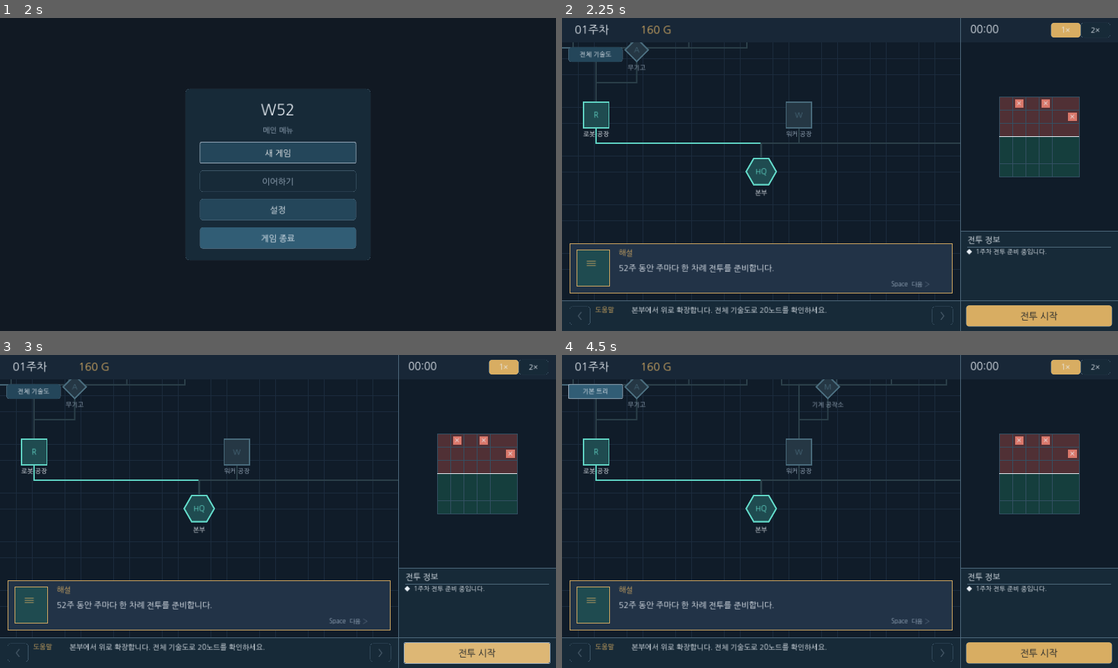
Above: before the commit, frames 1-4 (two rows, left to right).
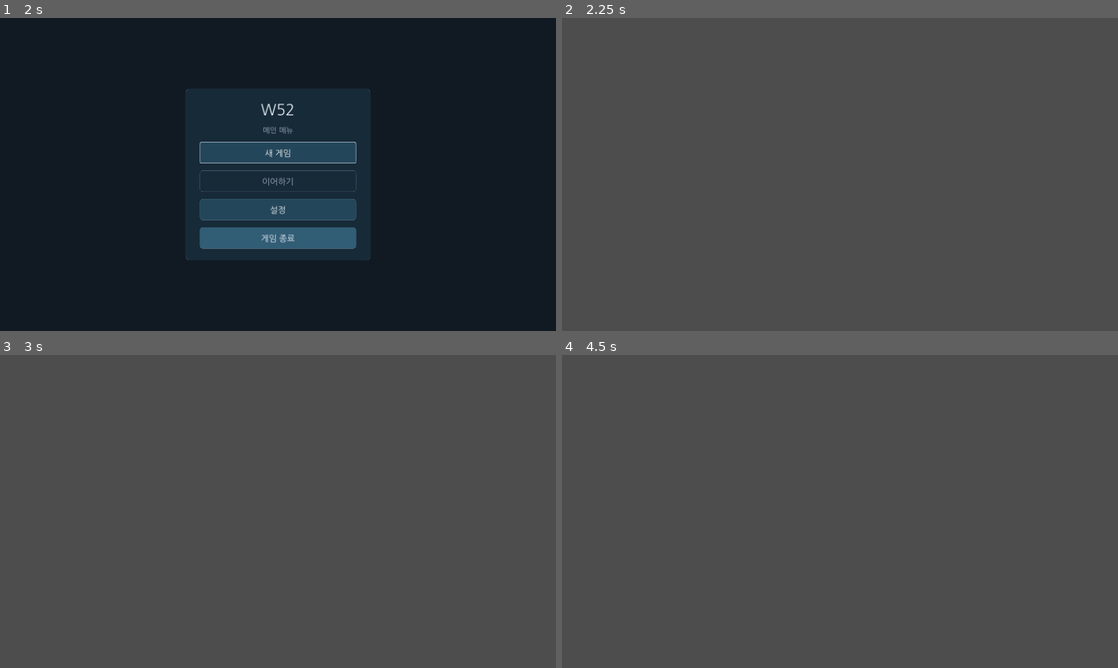
Above: after the commit, the same moments.

Repository: xcliming-svg/w52
Game: Godot game, scene res://main.tscn
Same seed, same stepped clock (60 frames per second), same inputs: the game is played once before the commit and once after it.
Inputs (mouse positions are in pixels of both pictures, inside the frame that each line leads up to):
- Up to frame 1 (2 s): tap Enter at 0.5 s; move the mouse to (400, 158) at 0.52 s; click (400, 158) at 0.67 s; tap Space at 0.77, 1.25 s; drag from (166, 190) to (250, 237) at 1.27 s
- Up to frame 2 (2.25 s): click "새 게임" at 2 s
- Up to frame 3 (3 s): click (478, 652) at 2.75 s, where only the run before the commit has a clickable "전투 시작"
- Up to frame 4 (4.5 s): click (1040, 652) at 3.5 s, where only the run before the commit has a clickable "전투 시작"; click (595, 392) at 4.25 s, where only the run before the commit has a clickable "전체 기술도"

Frame 1 is identical in both runs. In frame 2, 100% of the frame differs, in the area x 0-100%, y 0-100%; in frame 3, 100%; in frame 4, 100%.
Error after the commit: Parse Error: Function "_is_ally_cell()" not found in base self. (res://scripts/game.gd:150)

Commit message:
feat(w52): introduce persistent per-unit placement model and HQ selection state

Diff:
--- a/scripts/game.gd
+++ b/scripts/game.gd
@@ -12,8 +12,9 @@
 const TREE_RECT := Rect2(0, 84, 1376, 892)
 const TREE_CENTER_LOCAL := Vector2(688, 446)
 const DRAG_THRESHOLD := 8.0
-const POPUP_SIZE := Vector2(390, 274)
-const POPUP_BUTTON_OFFSET := Vector2(205, 194)
+const INFO_PANEL_RECT := Rect2(930, 170, 420, 560)
+const FIELD_RECT := Rect2(1376, 84, 544, 652)
+const GRID_CELL_SIZE := 46.0
 const DIALOGUE_RECT := Rect2(28, 778, 1320, 171)
 const NODES := [
     {"id":"hq", "name":"본부", "kind":"root", "parent":"", "p":Vector2(920, 825), "week":1, "requires":[], "symbol":"HQ", "detail":"기술트리의 뿌리"},
@@ -58,9 +59,21 @@
 var phase: String = "dialogue" # dialogue, prepare, battle, result
 var dialogue_index: int = 0
 var help_index: int = 1
-var selected_id: String = ""
+var selected_id: String = "hq" # Last explicit tree selection (HQ fallback).
+var selected_instance_id: String = ""
+var user_selected_context: bool = false
 var hover_id: String = ""
-var placements: Array[String] = []
+var placements: Array[Dictionary] = []
+var next_instance_serial: int = 1
+var placement_mode: String = "NORMAL" # NORMAL, PLACE_NEW
+var pending_unit_type_id: String = ""
+var field_drag_armed: bool = false
+var field_dragging: bool = false
+var field_drag_start: Vector2 = Vector2.ZERO
+var field_drag_instance_id: String = ""
+var field_hover_cell: Vector2i = Vector2i(-1, -1)
+var field_drag_cell: Vector2i = Vector2i(-1, -1)
+var show_related_links: bool = false
 var owned_buildings: Array[String] = ["hq", "robot_factory"]
 var full_tree_view: bool = false
 var log_items: Array[String] = []
@@ -87,6 +100,13 @@
 var tree_canvas: Control
 var popup_surface: Control
 var dialogue_surface: Control
+var info_title: Label
+var info_status: Label
+var info_reason: Label
+var info_scroll: ScrollContainer
+var info_column: VBoxContainer
+var secondary_button: Button
+var info_content_key: String = ""
 
 
 func _ready() -> void:
@@ -117,27 +137,42 @@
                 if int(node["week"]) <= week and _has_building(str(node["parent"])):
                     owned_buildings.append(str(item))
     placements.clear()
+    next_instance_serial = 1
     var saved_placements: Variant = data.get("placements", [])
     if saved_placements is Array:
         for item in saved_placements:
-            var node := _find_node(str(item))
-            if not node.is_empty() and str(node["kind"]) == "unit" and _is_node_unlocked(node) and placements.size() < 12:
-                placements.append(str(item))
+            if not (item is Dictionary):
+                continue
+            var entry: Dictionary = item
+            var node := _find_node(str(entry.get("unit_id", "")))
+            var cell := Vector2i(int(entry.get("col", -1)), int(entry.get("row", -1)))
+            var instance_id := str(entry.get("instance_id", ""))
+            if instance_id.is_empty() or node.is_empty() or str(node["kind"]) != "unit" or not _is_node_unlocked(node) or not _is_ally_cell(cell) or _instance_index(instance_id) >= 0 or _instance_at_cell(cell) >= 0 or placements.size() >= 12:
+                continue
+            placements.append({"instance_id":instance_id, "unit_id":str(node["id"]), "col":cell.x, "row":cell.y})
+            var serial_part := instance_id.trim_prefix("unit_")
+            if serial_part.is_valid_int():
+                next_instance_serial = maxi(next_instance_serial, int(serial_part) + 1)
     if phase == "dialogue" and dialogue_index >= DIALOGUE_COUNT:
         phase = "prepare"
-    selected_id = ""
+    selected_id = "hq"
+    selected_instance_id = ""
+    placement_mode = "NORMAL"
+    pending_unit_type_id = ""
+    field_drag_armed = false
+    user_selected_context = false
     full_tree_view = false
     camera_offset = _clamp_pan(TREE_CENTER_LOCAL - _find_node("hq")["p"])
     camera_target = camera_offset
     log_items = ["%d주차 전투 준비 중입니다." % week]
-    for id in placements:
-        log_items.append("%s 배치됨" % str(_find_node(id)["name"]))
+    for entry in placements:
+        log_items.append("%s 배치됨" % str(_find_node(str(entry["unit_id"]))["name"]))
     _refresh_all()
 
 
 func snapshot() -> Dictionary:
     return {"week":week, "g":g, "phase":phase, "dialogue":dialogue_index,
-        "help":help_index, "placements":placements.duplicate(),
+        "help":help_index, "placements":placements.duplicate(true),
         "buildings":owned_buildings.duplicate()}
 
 func _create_controls() -> void:
@@ -241,7 +276,14 @@
     dialogue_index = 0
     help_index = week
     placements.clear()
-    selected_id = ""
+    next_instance_serial = 1
+    selected_id = "hq"
+    selected_instance_id = ""
+    placement_mode = "NORMAL"
+    pending_unit_type_id = ""
+    field_drag_armed = false
+    user_selected_context = false
+    show_related_links = false
     hover_id = ""
     # At the beginning of each week keep the HQ identifiable above the dialogue overlay.
     camera_offset = _clamp_pan(TREE_CENTER_LOCAL - _find_node("hq")["p"])
@@ -661,14 +703,23 @@
             return
 
 
-func _grid_size() -> Vector2i:
-    if week <= 13:
+static func grid_size_for_week(at_week: int) -> Vector2i:
+    if at_week <= 13:
         return Vector2i(6, 6)
-    if week <= 26:
+    if at_week <= 26:
         return Vector2i(8, 8)
-    if week <= 39:
+    if at_week <= 39:
         return Vector2i(10, 8)
     return Vector2i(10, 10)
+
+
+static func legacy_cell_for_index(index: int, at_week: int) -> Vector2i:
+    var sz := grid_size_for_week(at_week)
+    return Vector2i(1 + index % (sz.x - 2), sz.y - 1 - int(index / (sz.x - 2)))
+
+
+func _grid_size() -> Vector2i:
+    return grid_size_for_week(week)
 
 
 func _append_log(message: String) -> void:
